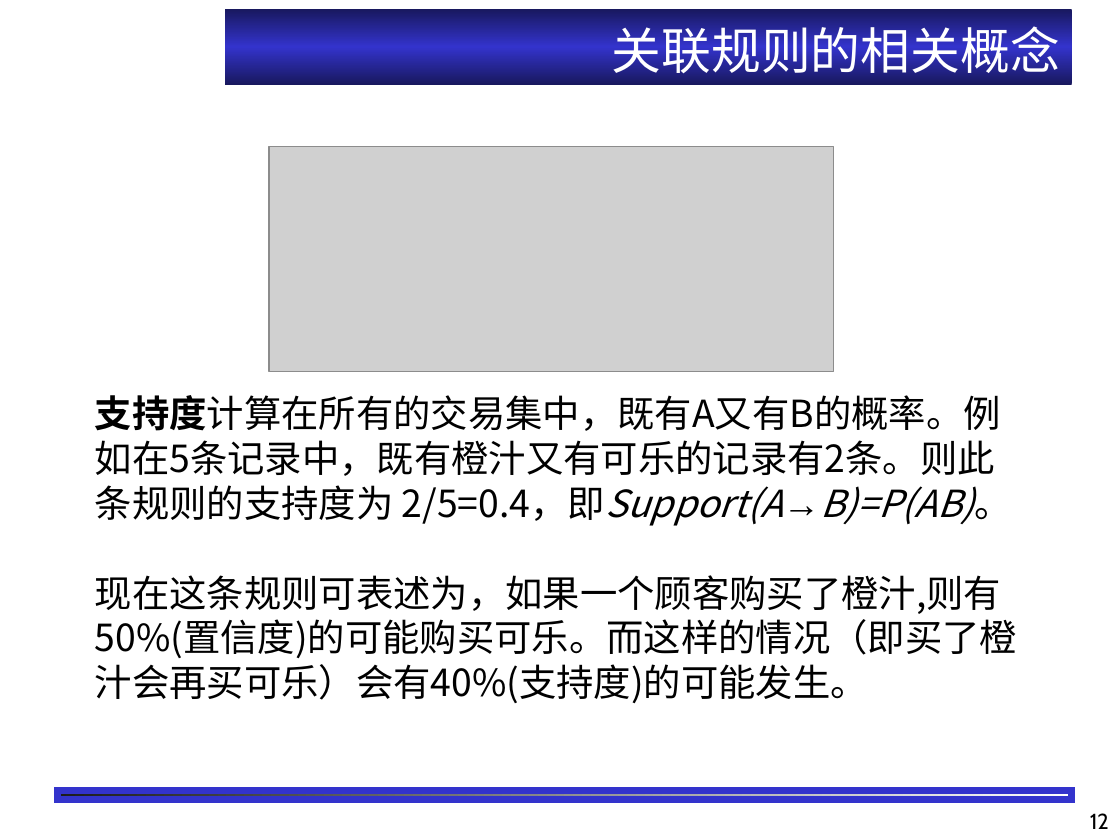
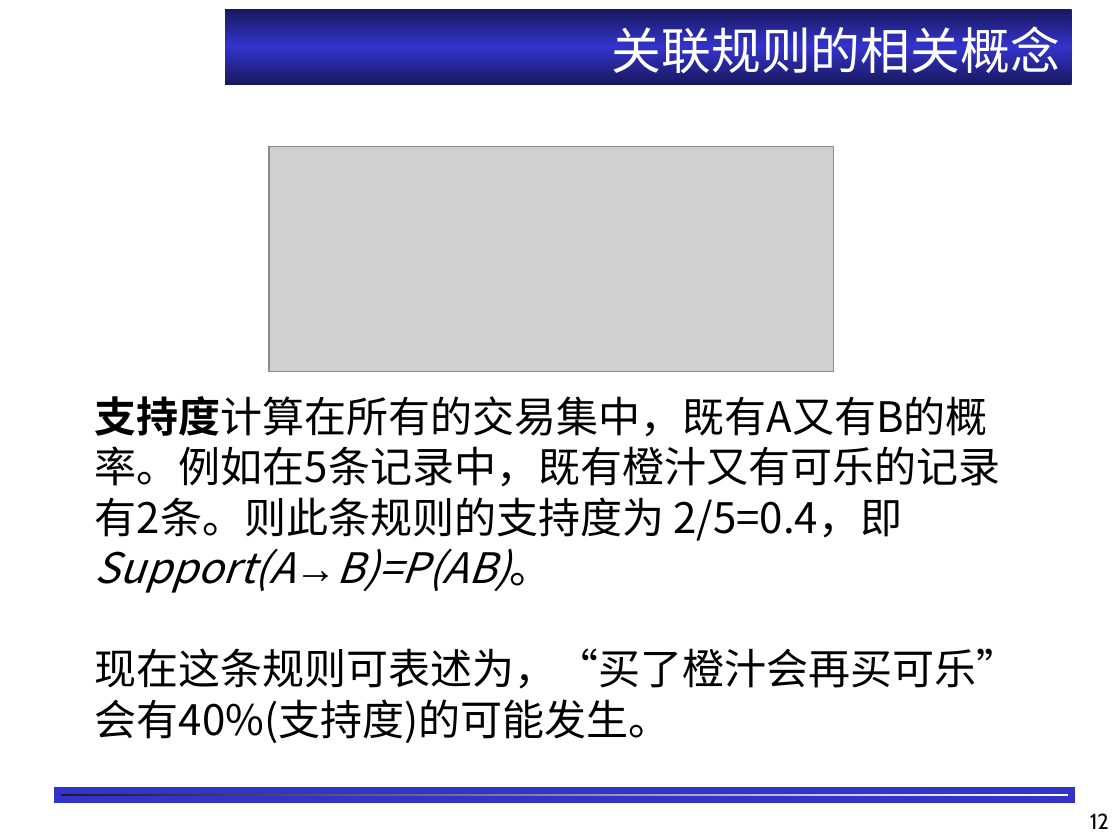
Before and after one commit to shfkuang/shfkuang.github.io, a slide deck: slide 12 of dm/lecture/ch3.1.ppt. Drawn at 1120x840 pixels with LibreOffice and Linux fonts; fonts in the diff are those of the drawing; grey boxes stand for pictures; background and template pictures are left out. Boxes give left, top, right and bottom in pixels: in the first picture for what was removed or moved away, otherwise in the second. Text is boxed around its words. In the diff, an @@ line names an element or a change of style, - is before the commit and + after.

```diff
--- a/dm/lecture/ch3.1.ppt
+++ b/dm/lecture/ch3.1.ppt
@@ text at box(95, 396, 1000, 593): size 24 to 27 pt in "支持度计算在所有的交易集中，既有A又有B的概率。例如在5条记录中，既有橙汁又有可乐的记录有2条。则此条规则的支持度为 2 ..." @@
@@ text at box(95, 648, 1019, 743): text changed; size 24 to 27 pt @@
-现在这条规则可表述为，如果一个顾客购买了橙汁,则有50%(置信度)的可能购买可乐。而这样的情况（即买了橙汁会再买可乐）会有40%(支持度)的可能发生。
+现在这条规则可表述为，“买了橙汁会再买可乐” 会有40%(支持度)的可能发生。
```
Also in this commit, not shown: 29 other slides changed, 1 other file.
